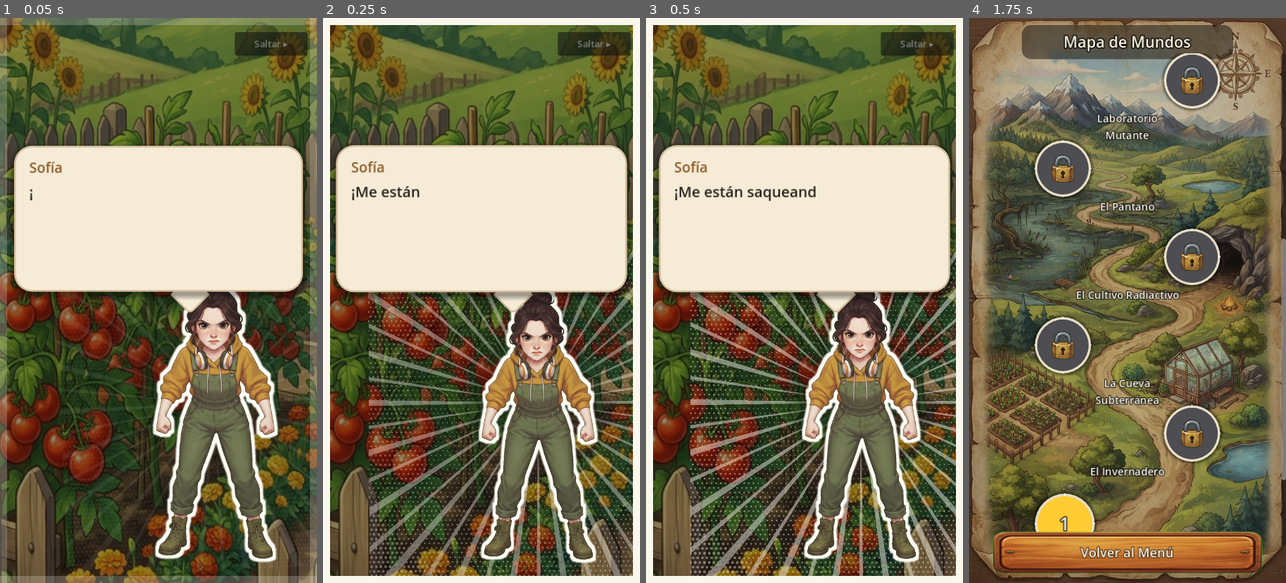
Above: before the commit, frames 1-4 (left to right).
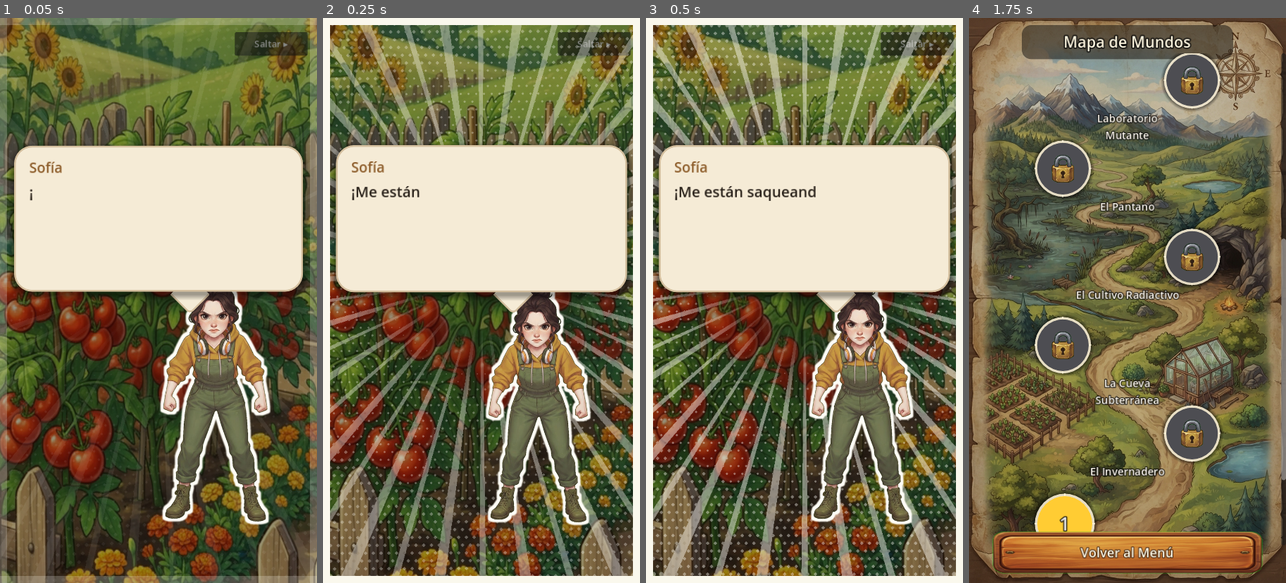
Above: after the commit, the same moments.

Repository: Nitanzw/Mikumemoria
Game: Godot game, scene res://scenes/story/story_intro.tscn
Same seed, same stepped clock (60 frames per second), same inputs: the game is played once before the commit and once after it.
Inputs:
- Up to frame 1 (0.05 s): no input
- Up to frame 2 (0.25 s): no input
- Up to frame 3 (0.5 s): no input
- Up to frame 4 (1.75 s): click "Saltar ▸" at 0.5 s; click "Jugar" at 1.25 s

The runs differ from the first frame. In frame 1, 8.6% of the frame differs, in the area x 48-88%, y 48-97%; in frame 2, 29%; in frame 3, 29%, in the area x 2-98%, y 1-99%; in frame 4, nothing differs.

Commit message:
Los efectos cubren todo el cuadro, y la vida vuelve a verse
Dos síntomas de una sola causa, ambos del tester: "quedan como cortados
los efectos, deberían cubrir todo el cuadro" y "tampoco se ve la vida".

Los rayos estaban en una caja fija de 580x580 en medio de la pantalla, así
que terminaban en un filo recto a mitad de camino. Y el HUD quedaba tapado
porque el HUD y el diálogo COMPARTÍAN CAPA: los dos son CanvasLayer sin
`layer` explícito, o sea capa 1, y ahí el orden lo decide el árbol. El
diálogo se instancia después, así que tapaba las barras de vida.

Poner el diálogo arriba del todo arreglaba la vida pero dejaba los efectos
tapando el HUD; ponerlo abajo arreglaba el HUD pero le pasaba el toque a
los botones de poder, que durante un diálogo no hay que poder apretar. La
solución es partirlo en dos capas: los efectos bajan a capa 0, el HUD se
queda en la 1 y Sofía, el globo y el marco suben a la 3. Los efectos
cubren la pantalla entera de borde a borde pero pasan POR DETRÁS del HUD,
y el toque lo sigue recibiendo la capa de arriba.

Dos detalles: los rayos van con stretch_mode COVERED y no CENTERED,
porque la textura es cuadrada y la pantalla no, así que centrada dejaba
franjas. Y la animación de entrada arranca GRANDE y se achica, nunca al
revés: empezando en 0.86 quedaba un marco vacío alrededor durante la
entrada, que es exactamente el efecto cortado que había que sacar.

Y Sofía se apoya sobre el panel de vidas en vez de atravesarlo: antes sus
piernas cruzaban las barras y le tapaban a medias la etiqueta VIDA SOFÍA.

Co-Authored-By: Claude Opus 5 <noreply@anthropic.com>
Claude-Session: https://claude.ai/code/session_017CZQGSdpv5Kh1U4gJuW4s1

Diff:
--- a/scenes/ui/dialogue_box.tscn
+++ b/scenes/ui/dialogue_box.tscn
@@ -31,30 +31,32 @@
 corner_radius_bottom_left = 8
 
 [node name="DialogueBox" type="CanvasLayer"]
+layer = 3
 script = ExtResource("1")
 
-[node name="Dim" type="ColorRect" parent="."]
+[node name="Fondo" type="CanvasLayer" parent="."]
+layer = 0
+
+[node name="Dim" type="ColorRect" parent="Fondo"]
 anchors_preset = 15
 anchor_right = 1.0
 anchor_bottom = 1.0
 mouse_filter = 2
-color = Color(0.03, 0.05, 0.02, 0.46)
+color = Color(0.03, 0.05, 0.02, 0.42)
 
-[node name="Rayos" type="TextureRect" parent="."]
-anchors_preset = 0
-offset_left = 76.0
-offset_top = 386.0
-offset_right = 656.0
-offset_bottom = 966.0
+[node name="Rayos" type="TextureRect" parent="Fondo"]
+anchors_preset = 15
+anchor_right = 1.0
+anchor_bottom = 1.0
 mouse_filter = 2
 texture = ExtResource("3")
 expand_mode = 1
-stretch_mode = 5
+stretch_mode = 6
 modulate = Color(1, 1, 1, 0.5)
 
 [node name="SofiaPortrait" parent="." instance=ExtResource("2")]
-position = Vector2(366, 926)
-scale = Vector2(0.75, 0.75)
+position = Vector2(366, 862)
+scale = Vector2(0.66, 0.66)
 
 [node name="MarcoArriba" type="ColorRect" parent="."]
 anchors_preset = 10
--- a/scripts/ui/dialogue_box.gd
+++ b/scripts/ui/dialogue_box.gd
@@ -41,7 +41,7 @@
 @onready var name_label: Label = $Bubble/VBox/NameLabel
 @onready var text_label: Label = $Bubble/VBox/TextLabel
 @onready var continue_hint: Label = $Bubble/ContinueHint
-@onready var rayos: TextureRect = $Rayos
+@onready var rayos: TextureRect = $Fondo/Rayos
 @onready var marco: Array[ColorRect] = [$MarcoArriba, $MarcoAbajo, $MarcoIzq, $MarcoDer]
 
 var _arrow_phase: float = 0.0
@@ -75,7 +75,11 @@
 	var desde := rayos.scale
 	rayos.modulate.a = 0.0
 	rayos.pivot_offset = rayos.size * 0.5
-	rayos.scale = desde * 0.86
+	# Entra GRANDE y se achica hasta su tamaño, nunca al revés: los rayos
+	# ocupan la pantalla entera, así que arrancar en 0.86 dejaría un
+	# marco vacío alrededor durante la entrada — justo el efecto cortado
+	# que había que sacar.
+	rayos.scale = desde * 1.14
 	rayos.rotation = -0.08
 	var tr := create_tween().set_parallel(true)
 	tr.tween_property(rayos, "modulate:a", 0.5, BAND_FADE * 1.4)
Not shown, changed: export_presets.cfg
Not shown, changed: README.md
Not shown, changed: dist/el_huerto_de_sofia.apk
